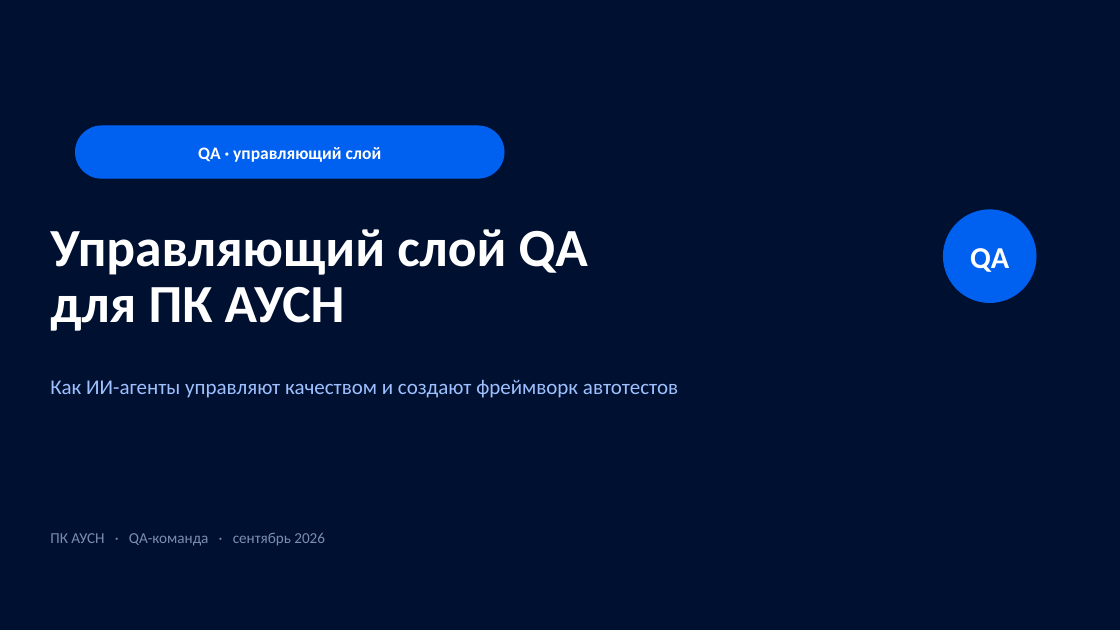
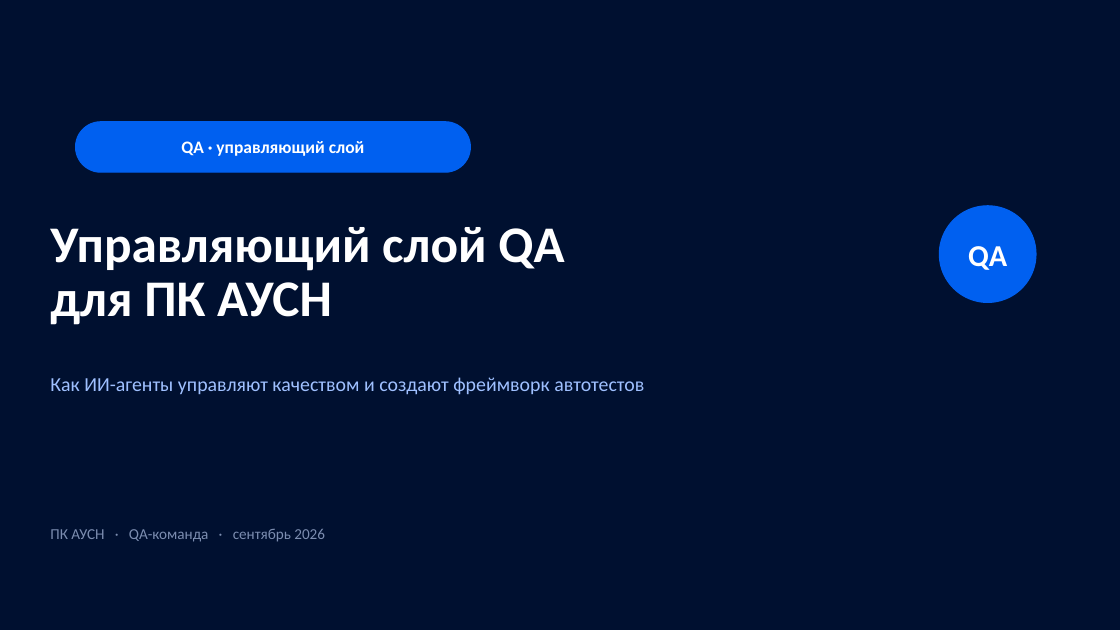
Before and after one commit to igorpugatschev/ausn-control-plane, a slide deck: slide 1 of docs/presentations/ausn-control-plane-qa-layer.pptx. Drawn at 1120x630 pixels with LibreOffice and Linux fonts; fonts in the diff are those of the drawing. Boxes give left, top, right and bottom in pixels: in the first picture for what was removed or moved away, otherwise in the second. Text is boxed around its words. In the diff, an @@ line names an element or a change of style, - is before the commit and + after.

```diff
--- a/docs/presentations/ausn-control-plane-qa-layer.pptx
+++ b/docs/presentations/ausn-control-plane-qa-layer.pptx
@@ text "QA · управляющий слой": place and size @@
-text "QA · управляющий слой" at (198,147,382,162)
+text "QA · управляющий слой" at (181,141,365,156)
@@ rounded rectangle: place and size @@
-rounded rectangle at (76,126,504,178)
+rounded rectangle at (76,122,471,172)
@@ text "Управляющий слой QA" at (50,227,564,325): size 46 to 44 pt; line spacing 48pt to 46pt @@
@@ ellipse: place and size @@
-ellipse at (944,210,1036,302)
+ellipse at (939,206,1036,302)
@@ text "Как ИИ-агенты управляют качеством и ..." at (50,377,644,395): size 18 to 17 pt @@
@@ text "ПК АУСН · QA-команда · ...": place and size @@
-text "ПК АУСН · QA-команда · ..." at (50,533,325,546)
+text "ПК АУСН · QA-команда · ..." at (50,529,325,542)
```
Also in this commit, not shown: 5 other slides changed, 13 slides added, 10 slides removed, 5 other files.
